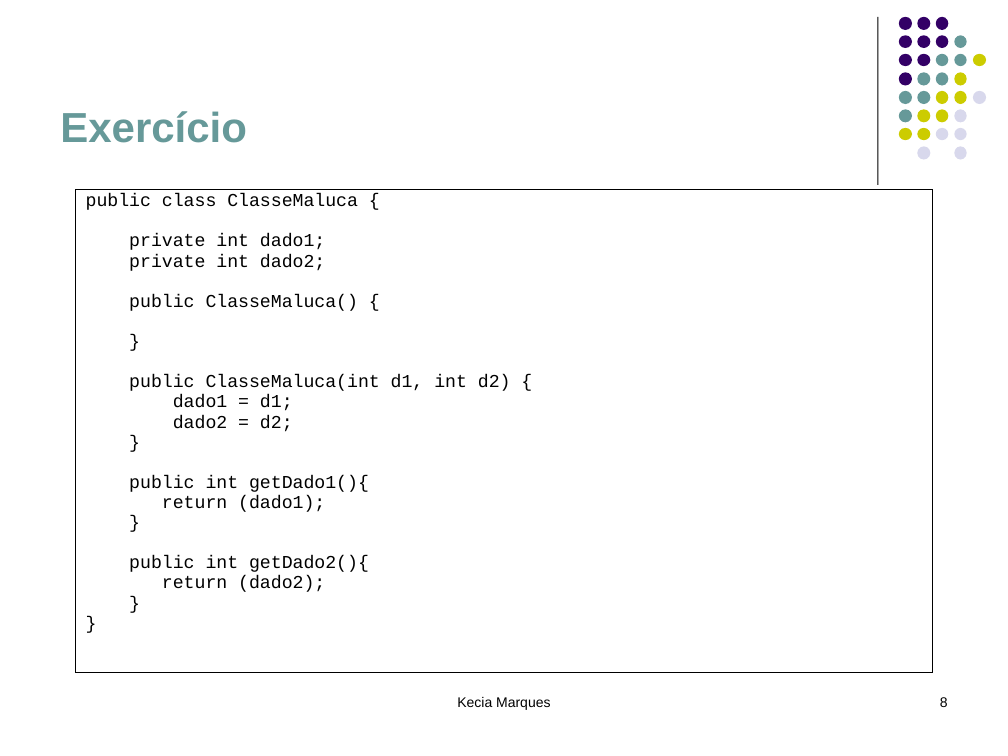
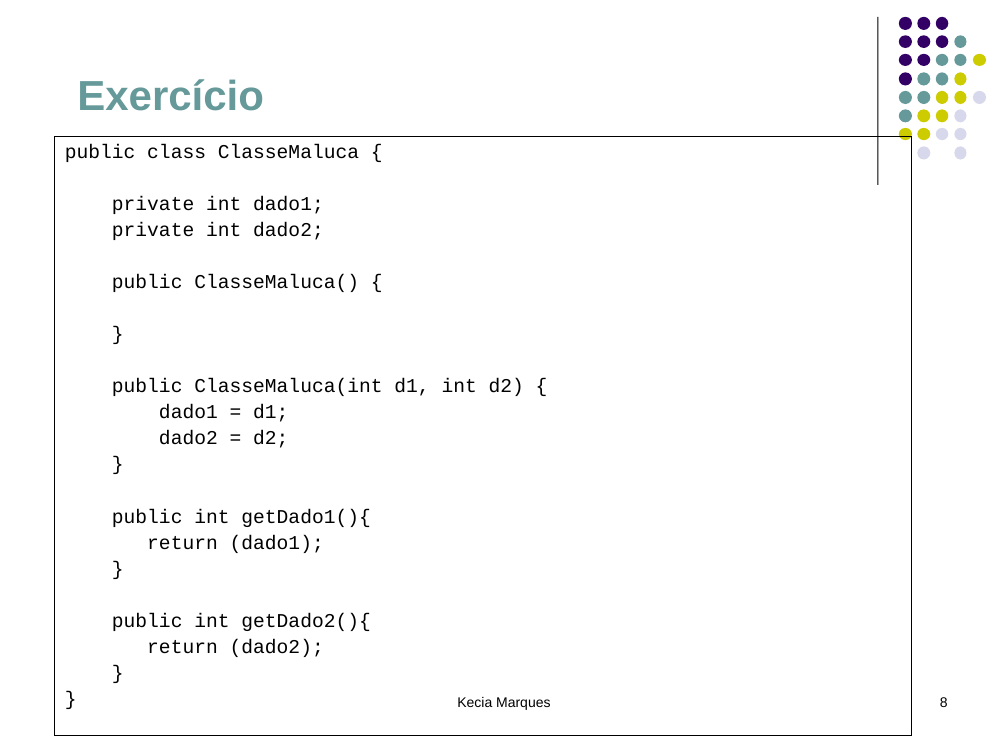
Before and after one commit to eduardocunha11/firstblog, a slide deck: slide 8 of aulas/poo/4.Semântica de Referência.ppt. Drawn at 1008x756 pixels with LibreOffice and Linux fonts; fonts in the diff are those of the drawing. Boxes give left, top, right and bottom in pixels: in the first picture for what was removed or moved away, otherwise in the second. Text is boxed around its words. In the diff, an @@ line names an element or a change of style, - is before the commit and + after.

```diff
--- a/aulas/poo/4.Semântica de Referência.ppt
+++ b/aulas/poo/4.Semântica de Referência.ppt
@@ title "Exercício": place and size @@
-title "Exercício" at box(60, 111, 247, 143)
+title "Exercício" at box(77, 79, 264, 111)
@@ text "public class ClasseMaluca {": place and size @@
-text "public class ClasseMaluca {" at box(76, 190, 932, 672)
+text "public class ClasseMaluca {" at box(54, 136, 911, 736)
@@ text "public class ClasseMaluca {" at box(54, 136, 911, 736): size 12.9 to 14 pt; line spacing 0.7 to 0.9 @@
```
Also in this commit, not shown: 1 other file.
